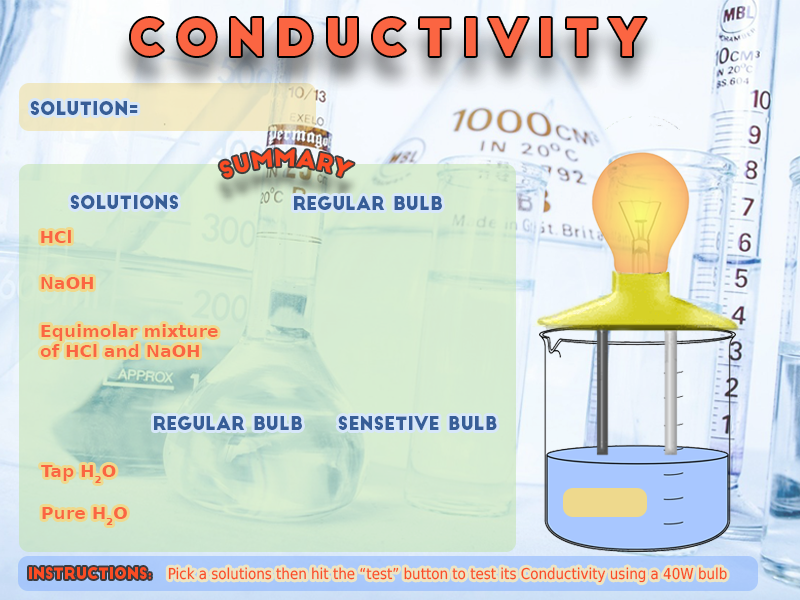
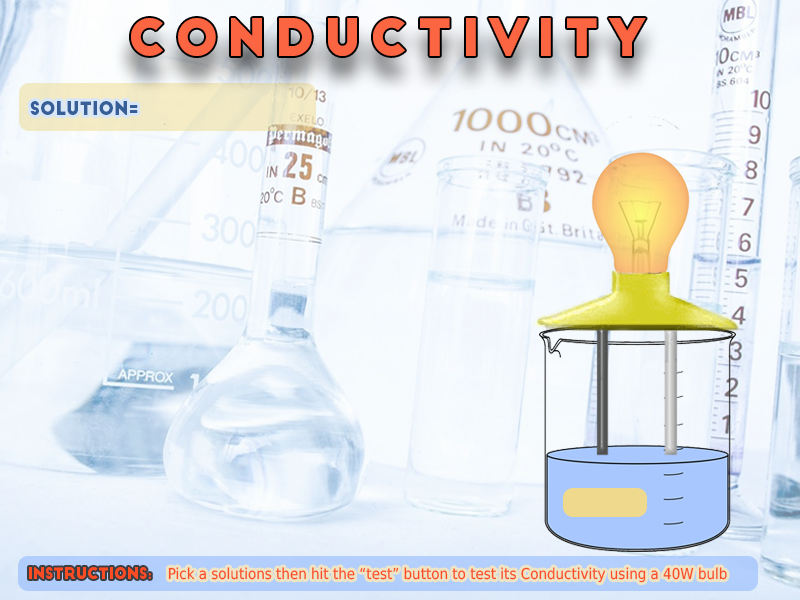
Two versions of the same layered image (800px x 600px). Layer-by-layer changes:
hid "Sensetive" over [338, 416, 497, 430]
hid "Regular/Bottom" over [154, 416, 302, 430]
hid "Regular" over [294, 196, 442, 210]
hid "Solution Type" over [70, 195, 178, 209]
hid group "Solutions" (12 layers) over [40, 230, 500, 525]
hid "Pure H2O" over [42, 507, 127, 525]
hid "Summary", moved it above "Green" over [219, 149, 354, 178]
hid "Green", moved it above "Instructions" over [19, 164, 516, 552]
showed "Layer 1" over [0, 0, 800, 600]
